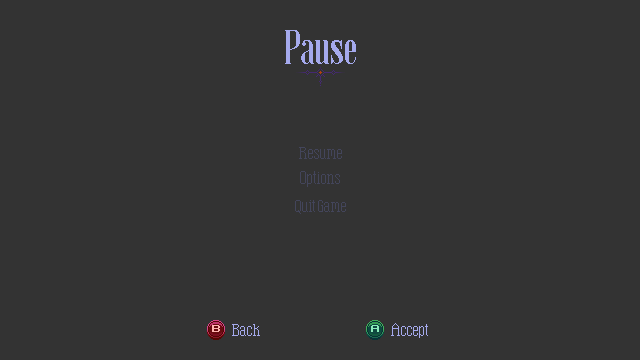
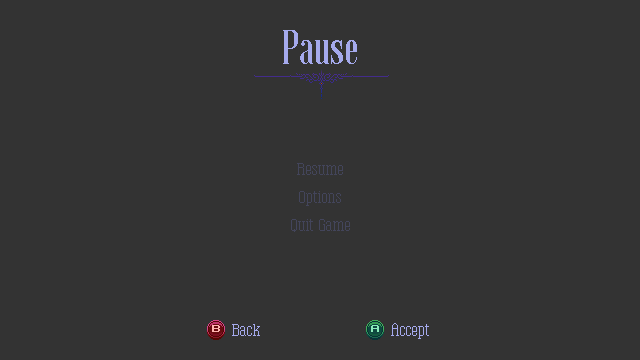
Layer changes from the first 640 x 360 image to the second:
painted on "header" over [254, 30, 389, 99]
painted on "resume_0" over [297, 147, 343, 175]
painted on "options_0" over [299, 171, 341, 206]
painted on "quit_game_0" over [291, 200, 350, 232]
painted on "accept_xbox_0" over [392, 323, 429, 339]
painted on "back_xbox_0" over [237, 326, 260, 331]
